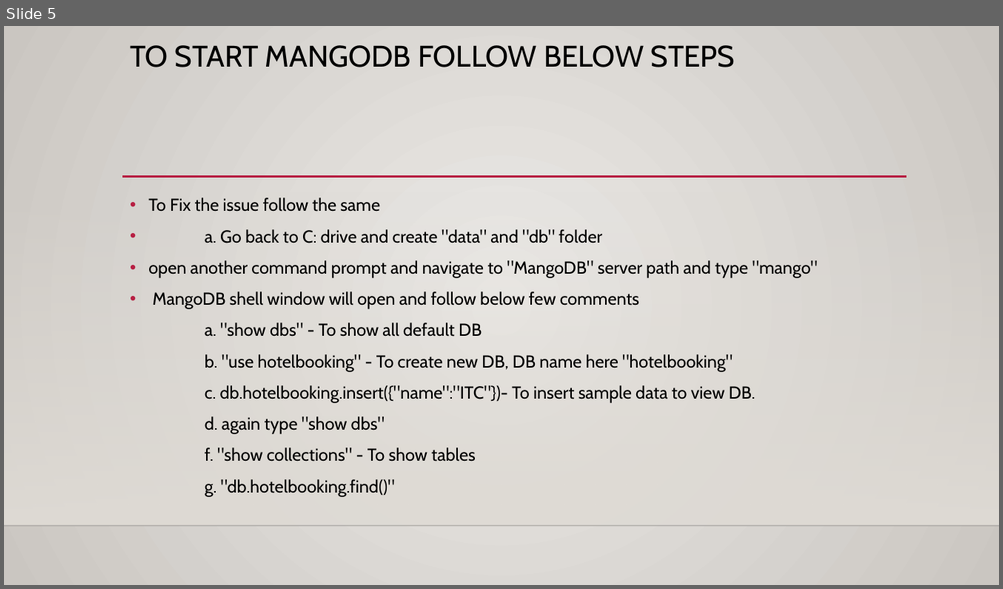
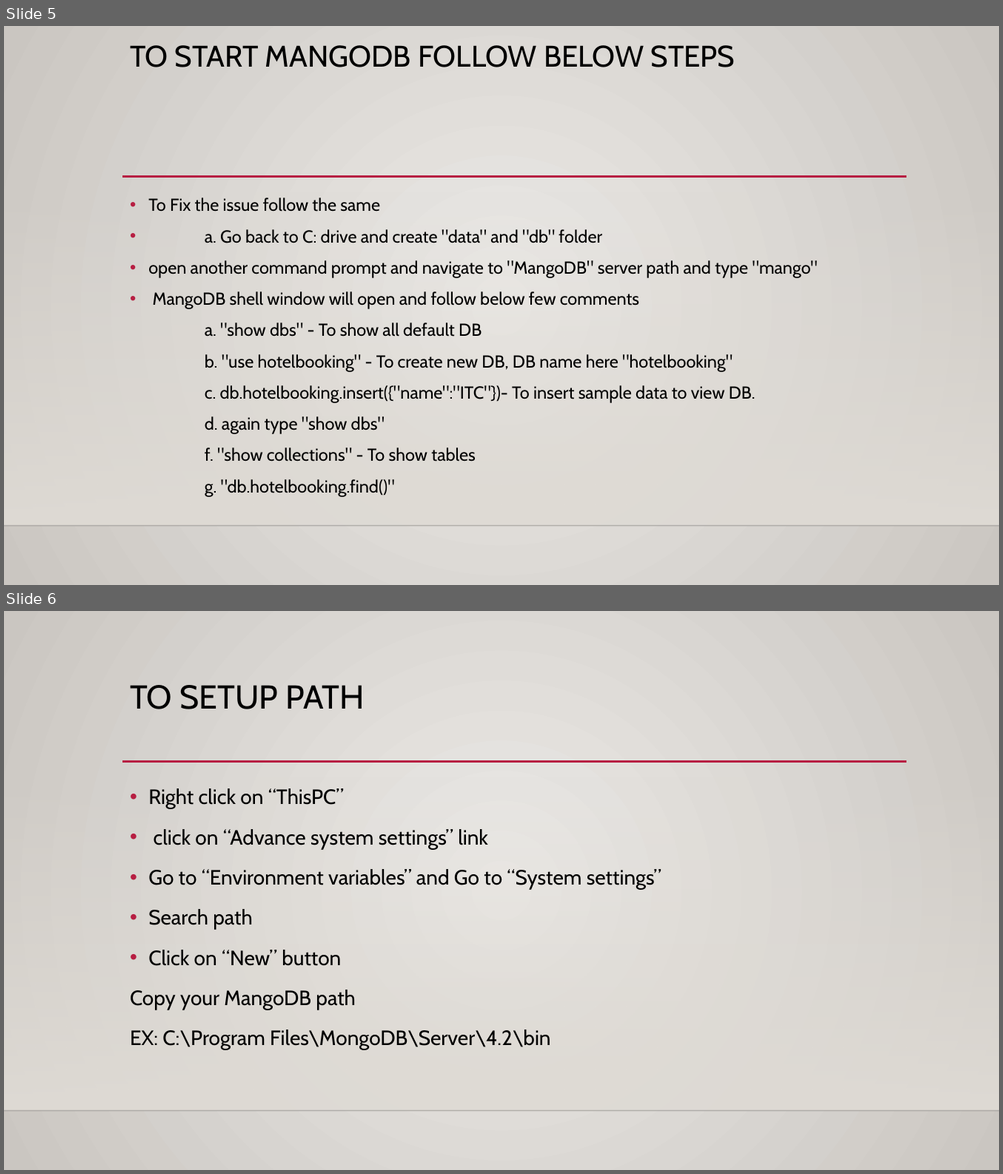
Before and after one commit to CodeEZ-Dev/mangodb-installation-guide, a slide deck: MangoDB_installation_guide.pptx. Shown one above the other, each under a label of ours: slide 5 before the commit, slides 5 and 6 after it. The pictures are 1003x589 and 1003x1174 pixels, drawn with LibreOffice and Linux fonts; fonts in the diff are those of the drawing; background and template pictures are left out. Boxes give left, top, right and bottom in pixels: in the first picture for what was removed or moved away, otherwise in the second. Text is boxed around its words. In the diff, an @@ line names an element or a change of style, - is before the commit and + after.

Commit message:
Updated one

```diff
--- a/MangoDB_installation_guide.pptx
+++ b/MangoDB_installation_guide.pptx
@@ slide 6 added at [4, 611, 999, 1170], background gradient #ECEAE7 to #CAC7C1; not listed: 3 template elements that a slide beside it also shows @@
@@ title added at [130, 685, 364, 709], 32 pt, text #000000 @@
+TO SETUP PATH
@@ text added at [130, 789, 661, 1051], 20 pt, text #000000 @@
+• Right click on “ThisPC”
+• click on “Advance system settings” link
+• Go to “Environment variables” and Go to “System settings”
+• Search path
+• Click on “New” button
+Copy your MangoDB path
+EX: C:\Program Files\MongoDB\Server\4.2\bin
```
